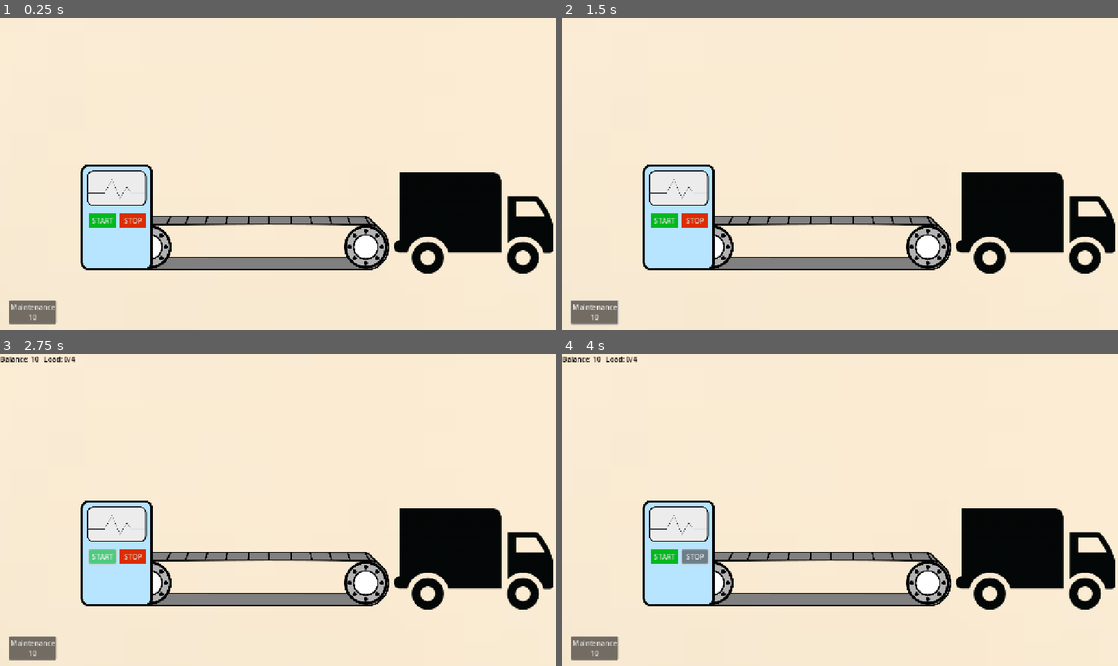
Above: before the commit, frames 1-4 (two rows, left to right).
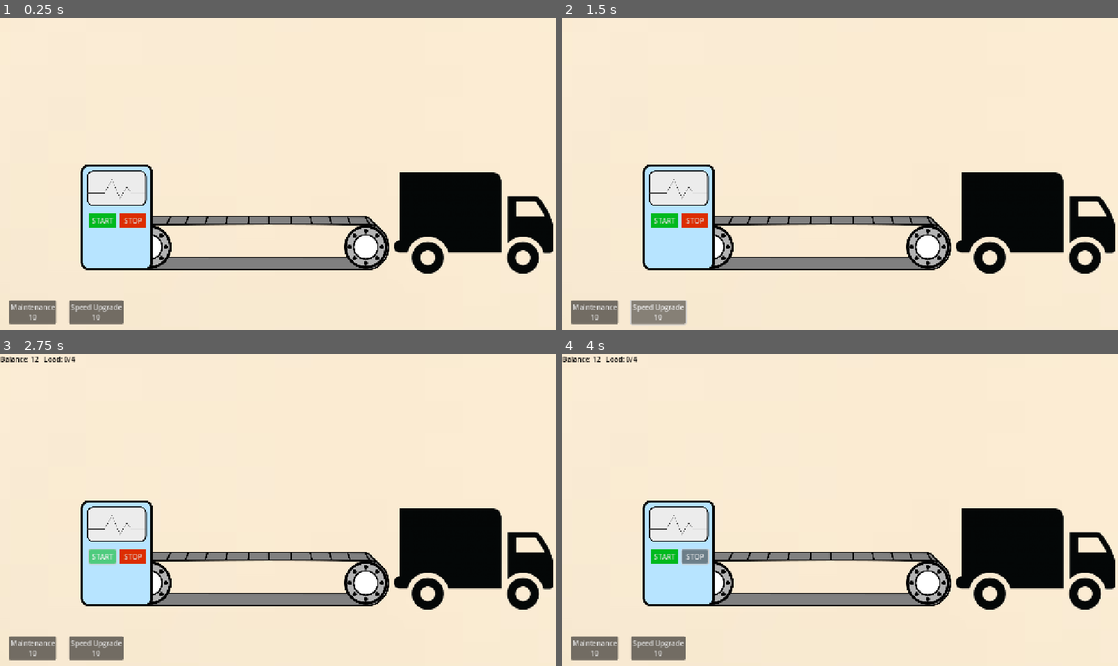
Above: after the commit, the same moments.

Repository: dkajo/supply-chain-game
Game: Godot game, scene res://Scenes/level.tscn
The game is run twice, just before and just after one commit, with the same random seed, the same clock (stepped at 60 frames per second) and the same inputs.
Inputs (mouse positions are in pixels of both pictures, inside the frame that each line leads up to):
- Up to frame 1 (0.25 s): no input
- Up to frame 2 (1.5 s): click "Maintenance 10" at 0.5 s; click (656, 311) at 1.25 s, where only the run after the commit has a clickable "Speed Upgrade 10"
- Up to frame 3 (2.75 s): click "START" at 2 s
- Up to frame 4 (4 s): click "START" at 2.75 s; click "STOP" at 3.5 s

The runs differ from the first frame. In frame 1, 0.8% of the frame differs, in the area x 12-23%, y 90-99%; in frame 2, 0.8%, in the area x 1-23%, y 90-99%; in frame 3, 0.8%; in frame 4, 0.8%.

Commit message:
Added speed upgrade & changed update balance functions

Diff:
--- a/Scenes/UI/UIFacade.tscn
+++ b/Scenes/UI/UIFacade.tscn
@@ -83,6 +83,15 @@
 text = "Maintenance
 10"
 
+[node name="SpeedUpgradeBtn" type="Button" parent="HUD"]
+layout_mode = 0
+offset_left = 158.0
+offset_top = 650.0
+offset_right = 284.0
+offset_bottom = 704.0
+text = "Speed Upgrade
+10"
+
 [node name="GameOver" type="Control" parent="."]
 visible = false
 layout_mode = 3
@@ -120,3 +129,5 @@
 [connection signal="pressed" from="HUD/StartButton" to="." method="_on_start_button_pressed"]
 [connection signal="pressed" from="HUD/StopButton" to="." method="_on_stop_button_pressed"]
 [connection signal="pressed" from="HUD/MaintenanceBtn" to="." method="_on_maintenance_btn_pressed"]
+[connection signal="pressed" from="HUD/SpeedUpgradeBtn" to="." method="_on_speed_upgrade_btn_pressed"]
+[connection signal="pressed" from="GameOver/StartButton" to="." method="_on_start_button_pressed"]
--- a/Scripts/level.gd
+++ b/Scripts/level.gd
@@ -1,6 +1,6 @@
 extends Node2D
 
-const STARTING_BALANCE = 10
+const STARTING_BALANCE = 12
 
 @onready var ui = $UiFacade
 
@@ -19,8 +19,10 @@
 func start_game(): # Controls what happens when the game starts
 	ui.hide_game_over()
 	game_state = GameState.RUNNING
-	update_balance(STARTING_BALANCE)
+	reset_balance(STARTING_BALANCE)
+	$Truck.reset_truck()
 	update_truck_load_label($Truck.load, $Truck.capacity)
+	update_balance_label(balance)
 	print("Game started")
 
 func game_over(): # Controls what happens upon game over
@@ -36,6 +38,7 @@
 	ui.start_button_pressed.connect(_on_start_button_pressed)
 	ui.stop_button_pressed.connect(_on_stop_button_pressed)
 	ui.maintenance_button_pressed.connect(_on_maintenance_btn_pressed)
+	ui.speed_upgrade_button_pressed.connect(_on_speed_upgrade_btn_pressed)
 
 	$Machine.produce_product.connect(_on_produce_product)
 	# Connect to the product_loaded signal in truck.gd and call method in this script
@@ -51,15 +54,26 @@
 func can_afford(price: int) -> bool:
 	return balance >= price
 
-func spend(price: int) -> void:
-	balance -= price
-	update_balance(balance)
+func decrease_balance(value):
+	balance -= value
+	update_balance_label(balance)
+	if balance < 0:
+		game_over()
+
+func increase_balance(value):
+	balance += value
+	update_balance_label(balance)
+	if balance < 0:
+		game_over()
+
+func reset_balance(value):
+	balance = value
 
 func scrap(product) -> void:
 	var result = product.scrap_value - product.production_cost
 
 	update_score_label(result)
-	update_balance(result) # optional scrap penalty
+	increase_balance(result) # optional scrap penalty
 
 	update_truck_load_label($Truck.load, $Truck.capacity)
 
@@ -73,28 +87,33 @@
 func _on_stop_button_pressed():
 	$Machine.stop_production()
 
+# --- Upgrades ---
 func _on_maintenance_btn_pressed() -> void:
 	if can_afford($Machine.get_maintenance_cost()):
-		spend($Machine.get_maintenance_cost())
+		decrease_balance($Machine.get_maintenance_cost())
 		$Machine.apply_maintenance()
+	else:
+		print("Not enough balance")
+
+func _on_speed_upgrade_btn_pressed() -> void:
+	if can_afford($Machine.get_speed_upgrade_cost()):
+		decrease_balance($Machine.get_speed_upgrade_cost())
+		$Machine.apply_speed_upgrade()
 	else:
 		print("Not enough balance")
 
 # Fired when a product enters the truck, and simulates a product being sold
 func _on_truck_loaded_product(product): # Receive the product from the signal
 	update_score_label(product.value - product.production_cost)
-	update_balance(product.value - product.production_cost)
+	increase_balance(product.value - product.production_cost)
 	update_truck_load_label($Truck.load, $Truck.capacity)
 
 # --- Label Updates ---
-func update_balance(input_value):
-	balance += input_value
-	ui.update_balance_label(balance)
-	if balance < 0:
-		game_over()
-
 func update_score_label(score):
 	ui.update_score_label(score)
 
 func update_truck_load_label(load, capacity):
 	ui.update_truck_load_label(load, capacity)
+
+func update_balance_label(balance):
+	ui.update_balance_label(balance)
--- a/Scripts/machine.gd
+++ b/Scripts/machine.gd
@@ -3,21 +3,27 @@
 var produced_count := 0 # Counts the number of products produced.
 
 # Chance of a product being defect.
-@export_range (0.0, 1.0, 0.01) var defect_chance := 0.8
+@export_range (0.0, 1.0, 0.01) var defect_chance := 0.9
 
 # --- Maintenance ---
 @export var maintenance_cost := 10
 @export var maintenance_improvement := 0.5 # Improves defect chance by 50%
 
 # --- Production speed ---
+@export var speed_upgrade_cost := 10
+@export var speed_upgrade_muliplier := 0.5 # Speed gets upgraded by 50% with each click of a button
 @export var production_speed := 3 # Seconds to produce each product
 
 # --- Getters & Setters ---
 func get_maintenance_cost() -> int:
 	return maintenance_cost
 
+func get_speed_upgrade_cost() -> int:
+	return speed_upgrade_cost
+
 # --- Signals ---
 signal maintenance_applied()
+signal speed_upgrade_applied()
 signal produce_product()
 
 # --- Functions ---
@@ -29,12 +35,17 @@
 	print("Defect chance: ", defect_chance)
 	emit_signal("maintenance_applied")
 
+func apply_speed_upgrade() -> void:
+	production_speed *= speed_upgrade_muliplier
+	print("Production speed: ", production_speed)
+	emit_signal("speed_upgrade_applied")
+
 # --- Production ---
 # Production timer controls production and is thereby the primary game engine
 func _on_production_timer_timeout(): # Holds everything that needs to happen as a product is produced
 	emit_signal("produce_product")
 	produced_count += 1 # Increment after produced product.
-	print("Prduct produced")
+	print("Product produced")
 
 func start_production():
 	$ProductionTimer.wait_time = production_speed
--- a/Scripts/truck.gd
+++ b/Scripts/truck.gd
@@ -46,11 +46,14 @@
 		position += Vector2(1.0, 0) * speed * delta
 
 func _on_travel_timer_timeout() -> void:
+	reset_truck()
+	print ("Truck Returned")
+
+func can_accept_product() -> bool: # Returns true if the truck can accept products
+	return state == State.AVAILABLE and load < capacity
+
+func reset_truck(): # Resets truck to it's starting position
 	position = start_position
 	load = 0
 	is_full = false
 	state = State.AVAILABLE
-	print ("Truck Returned")
-
-func can_accept_product() -> bool: # Returns true if the truck can accept products
-	return state == State.AVAILABLE and load < capacity
--- a/Scripts/ui_facade.gd
+++ b/Scripts/ui_facade.gd
@@ -4,6 +4,7 @@
 signal start_button_pressed
 signal stop_button_pressed
 signal maintenance_button_pressed
+signal speed_upgrade_button_pressed
 
 # --- Game Over Functions --
 func show_game_over():
@@ -43,3 +44,6 @@
 
 func _on_maintenance_btn_pressed() -> void:
 	emit_signal("maintenance_button_pressed")
+
+func _on_speed_upgrade_btn_pressed() -> void:
+	emit_signal("speed_upgrade_button_pressed")
